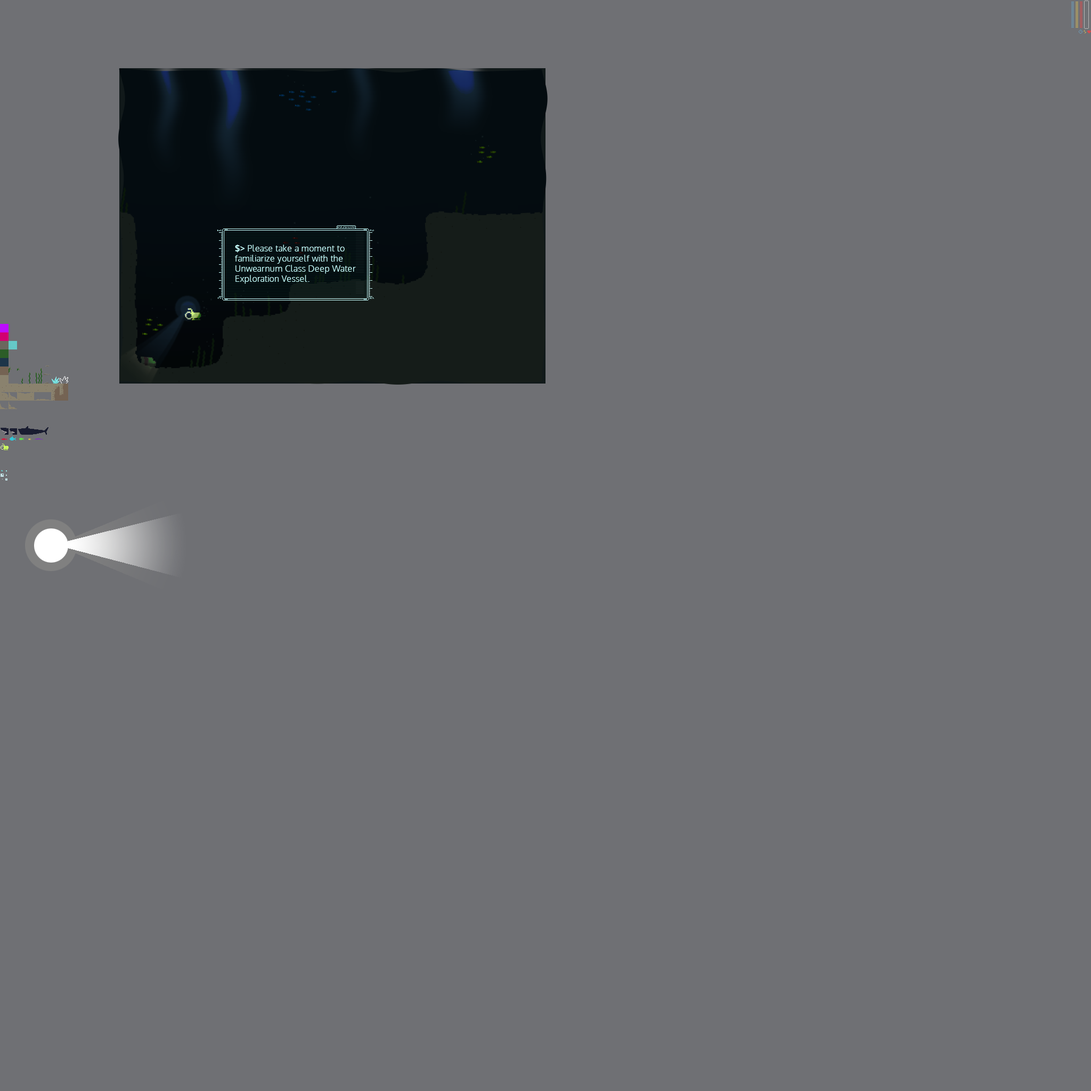
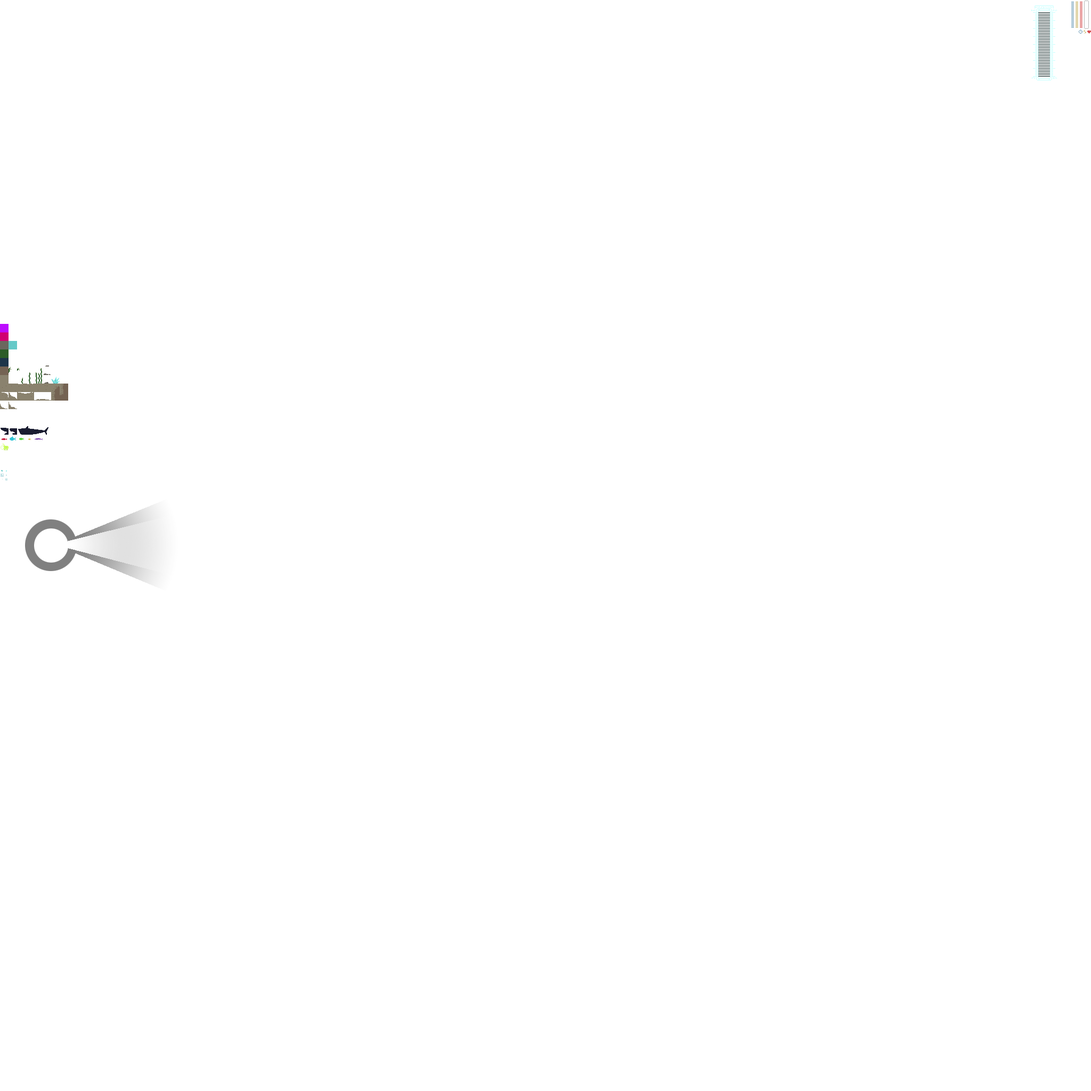
Two versions of the same layered image (1091 x 1091). Layer-by-layer changes:
added layer "Dialog Frame copy" in group "Tiles" over [1031, 5, 1058, 81]
hid group "mockup" (22 layers) over [118, 68, 548, 401]
hid "Layer 1" over [0, 0, 1091, 1091]
